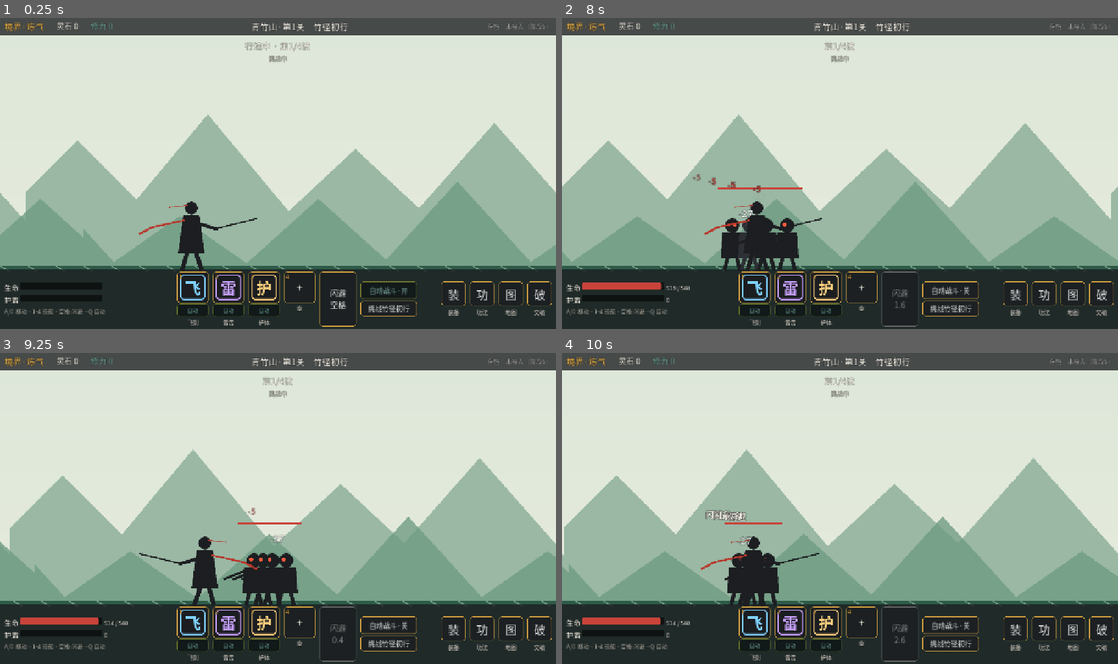
Above: before the commit, frames 1-4 (two rows, left to right).
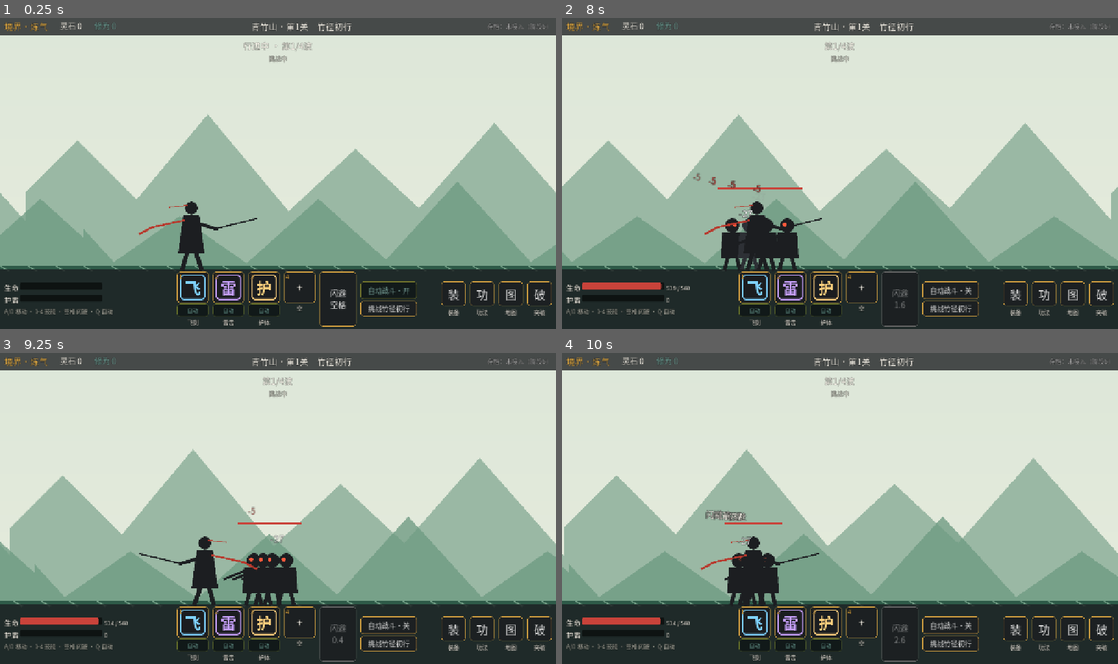
Above: after the commit, the same moments.

Repository: shuhao20261011/replayxian
Game: Godot game, scene res://scenes/main.tscn
Two runs of this game, one before a commit and one after it. Both use one fixed random seed, a clock stepped at 60 frames per second and the inputs below.
Inputs (mouse positions are in pixels of both pictures, inside the frame that each line leads up to):
- Up to frame 1 (0.25 s): no input
- Up to frame 2 (8 s): move the mouse to (962, 157) at 0.52 s; hold D (move_right) 0.53-1.28 s; tap Space (dodge) every 1.5 s from 0.6 to 6.6 s; click (962, 157) at 0.67 s; move the mouse to (728, 189) at 1.27 s; hold A (move_left) 1.28-2.03 s; tap Q (toggle_auto) every 1.5 s from 1.35 to 7.35 s; move the mouse to (895, 105) at 2.02 s; hold D (move_right) 2.03-3.53 s; move the mouse to (812, 235) at 2.77 s; click (812, 235) at 2.92 s; move the mouse to (1006, 220) at 3.52 s; hold A (move_left) 3.53-5.78 s; move the mouse to (673, 126) at 4.27 s; move the mouse to (867, 173) at 5.02 s; click (867, 173) at 5.17 s; move the mouse to (756, 95) at 5.77 s; hold D (move_right) from 5.78 s (still down); move the mouse to (962, 157) at 6.52 s; move the mouse to (728, 189) at 7.27 s; click (728, 189) at 7.42 s
- Up to frame 3 (9.25 s): move the mouse to (333, 440) at 8.02 s; release D (move_right) at 8.03 s; hold A (move_left) from 8.03 s (still down); tap Space (dodge) at 8.1 s; move the mouse to (250, 570) at 8.77 s; tap Q (toggle_auto) at 8.85 s
- Up to frame 4 (10 s): move the mouse to (1006, 555) at 9.52 s; release A (move_left) at 9.53 s; hold D (move_right) from 9.53 s (still down); tap Space (dodge) at 9.6 s; click (1006, 555) at 9.67 s

The runs differ from the first frame. In frame 1, 0.7% of the frame differs, in the area x 0-97%, y 1-96%; in frame 2, 0.7%; in frame 3, 0.6%; in frame 4, 0.7%.

Commit message:
feat(web): 内嵌思源黑体（Noto Sans SC，OFL）子集作为主题默认字体（tools/subset_font.py 可复现）；世界内文字改用项目字体（Web 无系统中文字体）

Diff:
--- a/scripts/battle/enemy.gd
+++ b/scripts/battle/enemy.gd
@@ -197,4 +197,4 @@
 	draw_rect(Rect2(-w / 2, top, w, 6), Color(0, 0, 0, 0.6))
 	draw_rect(Rect2(-w / 2, top, w * hp / max_hp, 6), Color("#C9433A"))
 	if stun_t > 0.0:
-		draw_string(ThemeDB.fallback_font, Vector2(-12, top - 4), UiText.t("FLOAT_STUN"), HORIZONTAL_ALIGNMENT_LEFT, -1, 16, Color.YELLOW)
+		draw_string(UiStyle.world_font(), Vector2(-12, top - 4), UiText.t("FLOAT_STUN"), HORIZONTAL_ALIGNMENT_LEFT, -1, 16, Color.YELLOW)
--- a/scripts/battle/skill_fx.gd
+++ b/scripts/battle/skill_fx.gd
@@ -162,7 +162,7 @@
 		if life >= duration:
 			finish()
 	func _draw() -> void:
-		var font := ThemeDB.fallback_font
+		var font := UiStyle.world_font()
 		var w := font.get_string_size(text, HORIZONTAL_ALIGNMENT_CENTER, -1, size).x
 		draw_string_outline(font, Vector2(-w / 2, 0), text, HORIZONTAL_ALIGNMENT_LEFT, -1, size, 4, Color(0.1, 0.1, 0.1, 0.9))
 		draw_string(font, Vector2(-w / 2, 0), text, HORIZONTAL_ALIGNMENT_LEFT, -1, size, color)
--- a/scripts/battle/telegraph.gd
+++ b/scripts/battle/telegraph.gd
@@ -128,7 +128,7 @@
 		draw_rect(bar, color)
 	# BUG-012：引导提示显示期间不画招式名（与屏幕中央“按空格闪避！”重叠）
 	if arena and not battle.tutorial.is_active_for(self):
-		var font := ThemeDB.fallback_font
+		var font := UiStyle.world_font()
 		draw_string_outline(font, Vector2(cx - 80, -330), attack.name, HORIZONTAL_ALIGNMENT_LEFT, -1, 40, int(GameData.const_f("TELEGRAPH_OUTLINE_PX", 2.0)) * 2, outline_color())
 		draw_string(font, Vector2(cx - 80, -330), attack.name, HORIZONTAL_ALIGNMENT_LEFT, -1, 40, color)
 
--- a/scripts/ui/ui_style.gd
+++ b/scripts/ui/ui_style.gd
@@ -1,5 +1,13 @@
 class_name UiStyle
 extends RefCounted
+
+## 世界内绘制文字（预警招式名、飘字等）用的字体：项目主题默认字体（内嵌中文子集，Web 也能显示）。
+## 不要用 ThemeDB.fallback_font（引擎自带字体，无中文）。
+static func world_font() -> Font:
+	var th := ThemeDB.get_project_theme()
+	if th and th.default_font:
+		return th.default_font
+	return ThemeDB.fallback_font
 ## 占位UI样式（style_guide 2节配色：深墨半透明面板 + 金色细描边）。正式UI切图到位后换成 NinePatchRect。
 
 const PANEL := Color(0.106, 0.114, 0.125, 0.78)
--- a/ui/theme.tres
+++ b/ui/theme.tres
@@ -1,8 +1,10 @@
-[gd_resource type="Theme" load_steps=2 format=3]
+[gd_resource type="Theme" load_steps=3 format=3]
+
+[ext_resource type="FontFile" path="res://art/fonts/NotoSansSC-Regular-subset.otf" id="1_noto"]
 
 [sub_resource type="SystemFont" id="SystemFont_cjk"]
 font_names = PackedStringArray("Noto Sans CJK SC", "Noto Sans SC", "Microsoft YaHei", "SimHei", "PingFang SC", "sans-serif")
 
 [resource]
-default_font = SubResource("SystemFont_cjk")
+default_font = ExtResource("1_noto")
 default_font_size = 16
Binary file added: art/fonts/NotoSansSC-Regular-subset.otf
Not shown, added: art/fonts/NotoSansSC-Regular-subset.otf.import
Not shown, added: art/fonts/OFL-NotoSansSC.txt
Not shown, added: tools/subset_font.py
